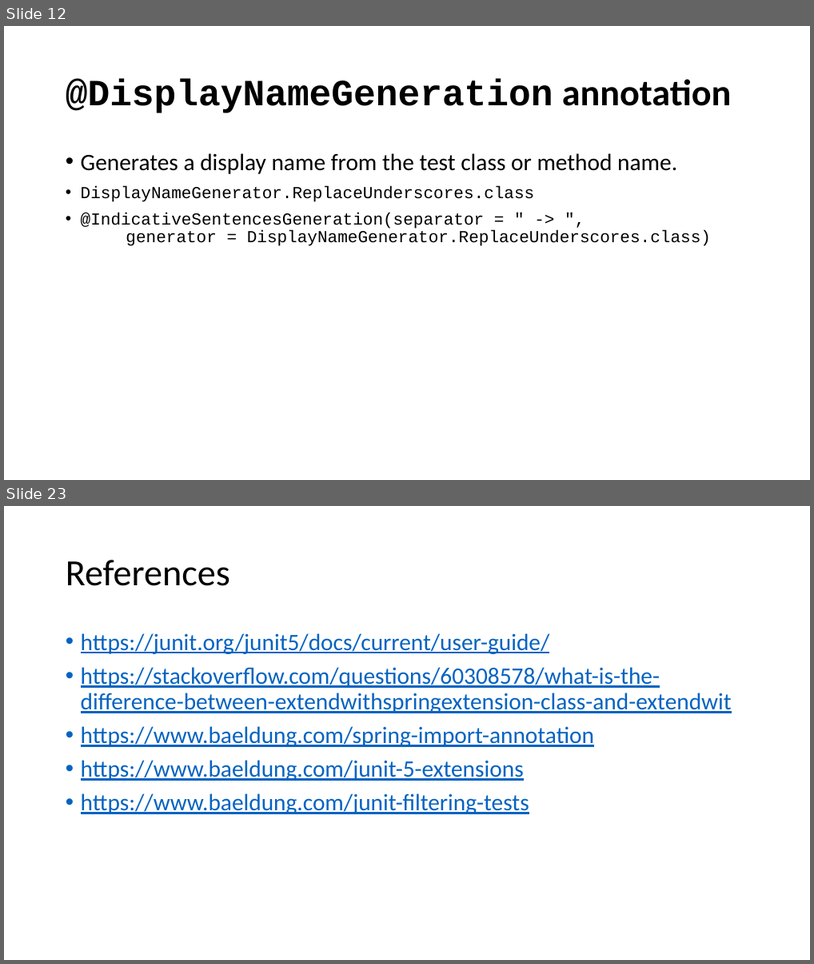
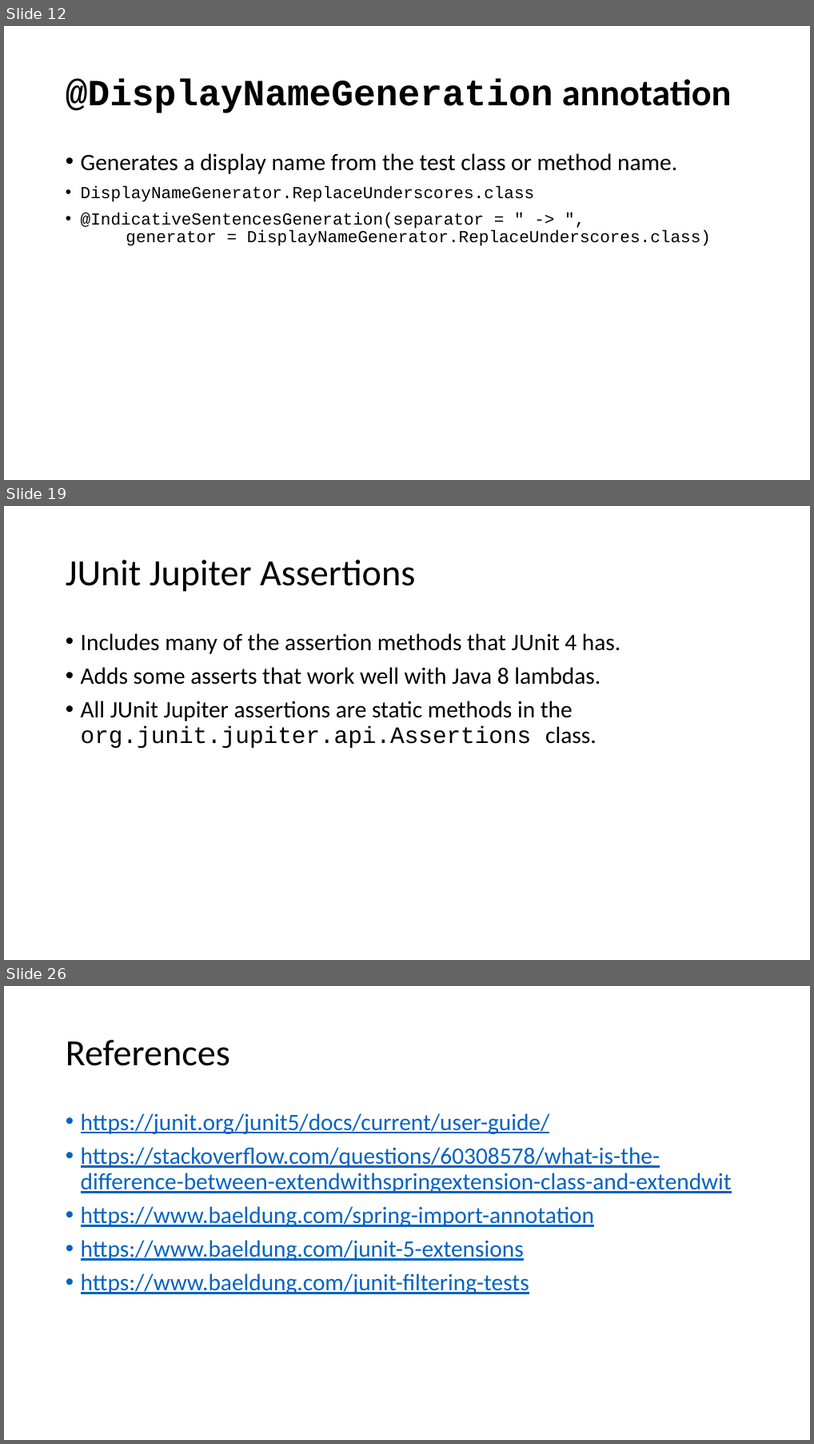
Before and after one commit to cebartling/test-driven, a slide deck: presentations/Introduction to JUnit 5.pptx. Shown one above the other, each under a label of ours: slides 12 and 23 before the commit, slides 12, 19 and 26 after it; the slides between them are not shown. The pictures are 814x964 and 814x1444 pixels, drawn with LibreOffice and Linux fonts; fonts in the diff are those of the drawing. Boxes give left, top, right and bottom in pixels: in the first picture for what was removed or moved away, otherwise in the second. Text is boxed around its words. In the diff, an @@ line names an element or a change of style, - is before the commit and + after.

Commit message:
assertAll examples

```diff
--- a/presentations/Introduction to JUnit 5.pptx
+++ b/presentations/Introduction to JUnit 5.pptx
@@ slide 19 added at [4, 506, 810, 960], background #FFFFFF @@
@@ title added at [66, 560, 415, 592], 44 pt, text #000000 @@
+JUnit Jupiter Assertions
@@ text added at [81, 633, 621, 748], 28 pt, text #000000 @@
+• Includes many of the assertion methods that JUnit 4 has.
+• Adds some asserts that work well with Java 8 lambdas.
+• All JUnit Jupiter assertions are static methods in the org.junit.jupiter.api.Assertions class.
@@ what was slide 23 is now slide 26 @@
```
Also in this commit, not shown: 7 slides changed, 3 other slides added, 1 slide removed, 5 other files.
